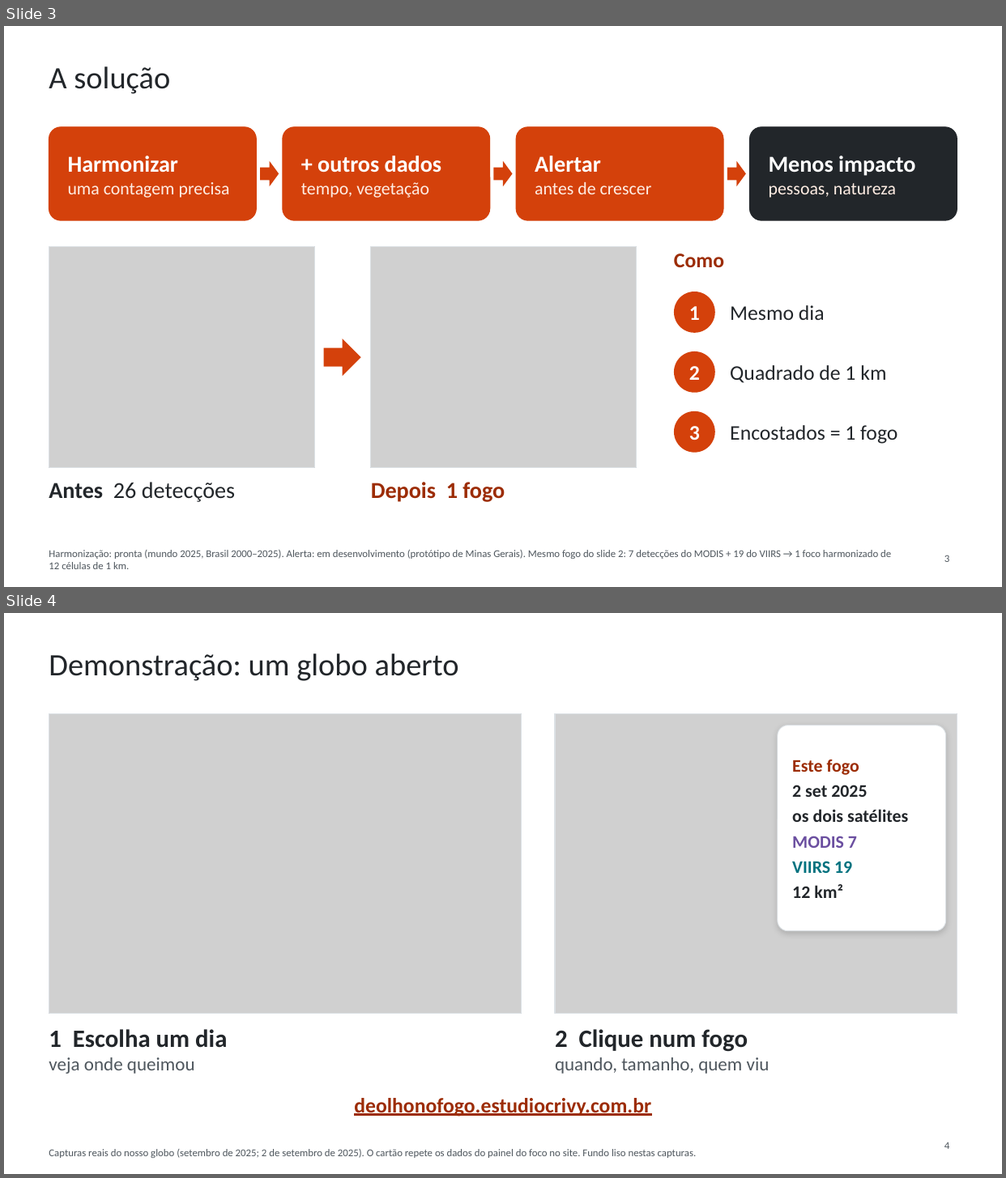
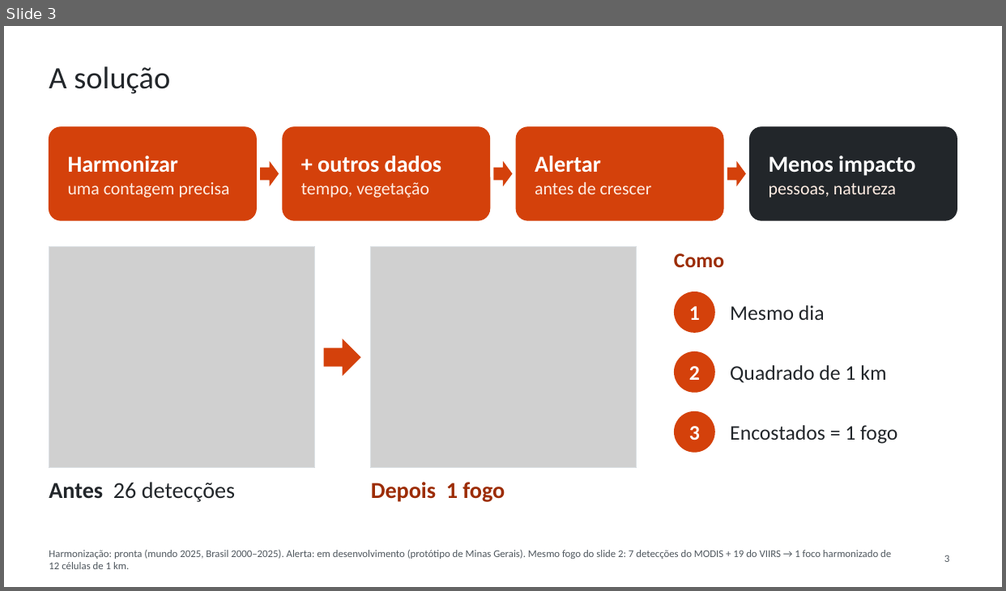
Before and after one commit to WednyFernandes/de-olho-no-fogo, a slide deck: public/apresentacao/de-olho-no-fogo-space-apps-2026-pt.pptx. Shown one above the other, each under a label of ours: slides 3 and 4 before the commit, slide 3 after it. The pictures are 1006x1178 and 1006x591 pixels, drawn with LibreOffice and Linux fonts; fonts in the diff are those of the drawing; grey boxes stand for pictures. Boxes give left, top, right and bottom in pixels: in the first picture for what was removed or moved away, otherwise in the second. Text is boxed around its words. In the diff, an @@ line names an element or a change of style, - is before the commit and + after.

```diff
--- a/public/apresentacao/de-olho-no-fogo-space-apps-2026-pt.pptx
+++ b/public/apresentacao/de-olho-no-fogo-space-apps-2026-pt.pptx
@@ slide 4 removed at (4,613,1002,1174), background #FFFFFF @@
@@ title removed at (49,653,459,681) @@
-Demonstração: um globo aberto
@@ picture removed at (49,714,522,1013) @@
@@ rectangle removed at (49,714,522,1013) @@
@@ picture removed at (555,714,957,1013) @@
@@ rectangle removed at (555,714,957,1013) @@
@@ rounded rectangle removed at (778,726,946,931) @@
@@ text removed at (792,760,908,898) @@
-Este fogo
-2 set 2025
-os dois satélites
-MODIS 7
-VIIRS 19
-12 km²
@@ text removed at (49,1029,227,1074) @@
-1 Escolha um dia
-veja onde queimou
@@ text removed at (555,1029,769,1074) @@
-2 Clique num fogo
-quando, tamanho, quem viu
@@ text removed at (354,1098,651,1117) @@
-deolhonofogo.estudiocrivy.com.br
@@ page number removed at (944,1143,949,1149) @@
-4
@@ text removed at (49,1149,697,1158) @@
-Capturas reais do nosso globo (setembro de 2025; 2 de setembro de 2025). O cartão repete os dados do painel do foco no site. Fundo liso nestas capturas.
```
Also in this commit, not shown: 1 slide added, 10 other files.
